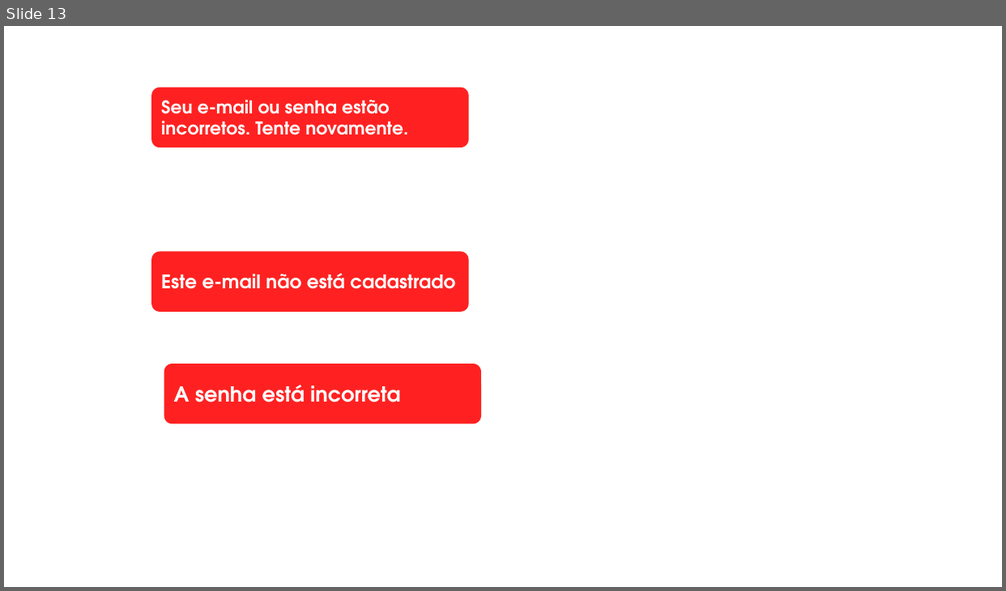
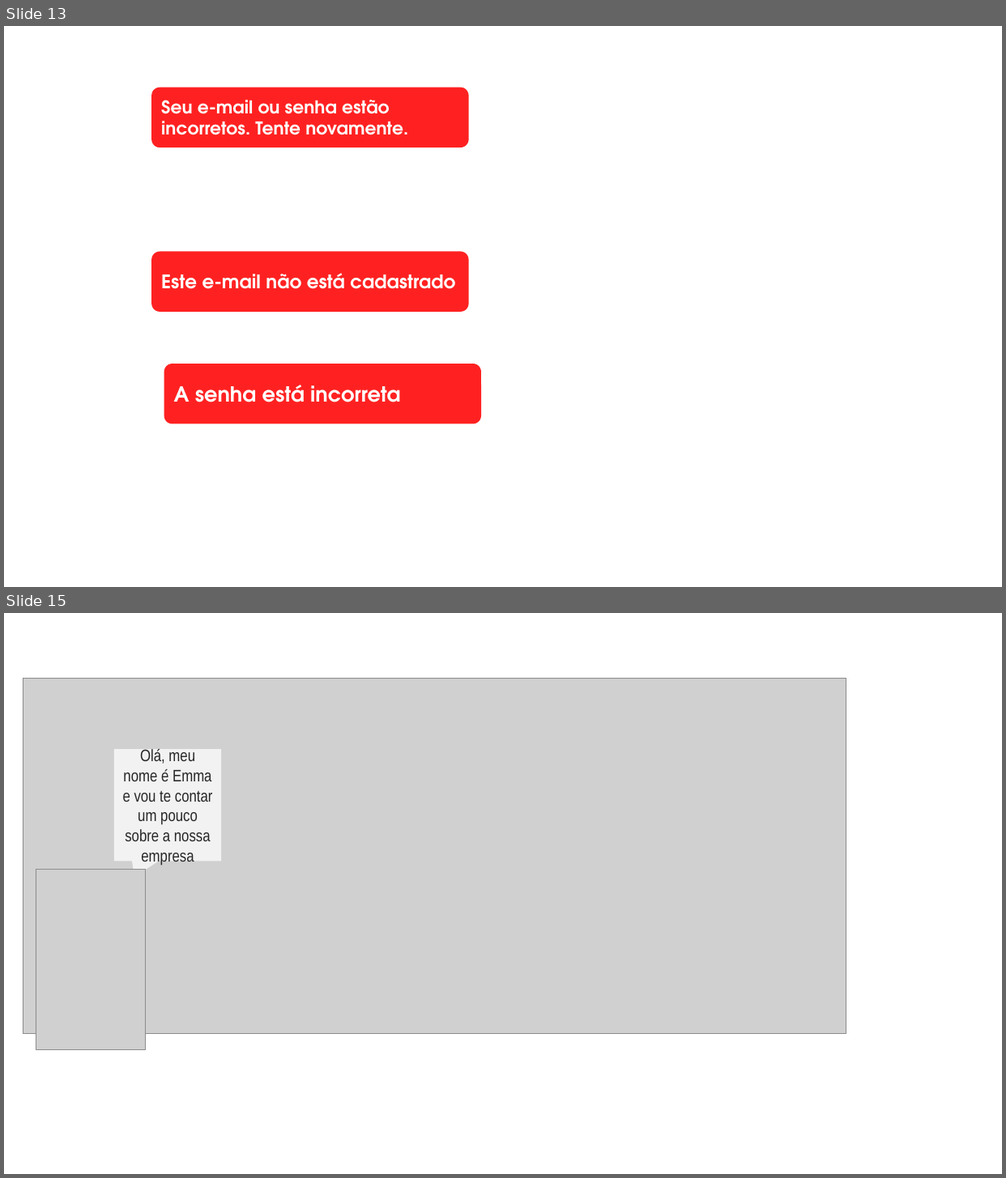
Before and after one commit to ArianeBarros/Projeto-Inova, a slide deck: Imagens/fundinho.pptx. Shown one above the other, each under a label of ours: slide 13 before the commit, slides 13 and 15 after it; the slides between them are not shown. The pictures are 1006x591 and 1006x1178 pixels, drawn with LibreOffice and Linux fonts; fonts in the diff are those of the drawing; grey boxes stand for pictures. Boxes give left, top, right and bottom in pixels: in the first picture for what was removed or moved away, otherwise in the second. Text is boxed around its words. In the diff, an @@ line names an element or a change of style, - is before the commit and + after.

```diff
--- a/Imagens/fundinho.pptx
+++ b/Imagens/fundinho.pptx
@@ slide 15 added at [4, 613, 1002, 1174], background #FFFFFF @@
@@ picture added at [23, 678, 846, 1034] @@
@@ speech box added at [114, 749, 221, 862], fill #F2F2F2, 16 pt, text #262626 @@
+Olá, meu nome é Emma e vou te contar um pouco sobre a nossa empresa
@@ picture added at [36, 870, 146, 1050] @@
```
Also in this commit, not shown: 4 other slides added, 12 other files.
